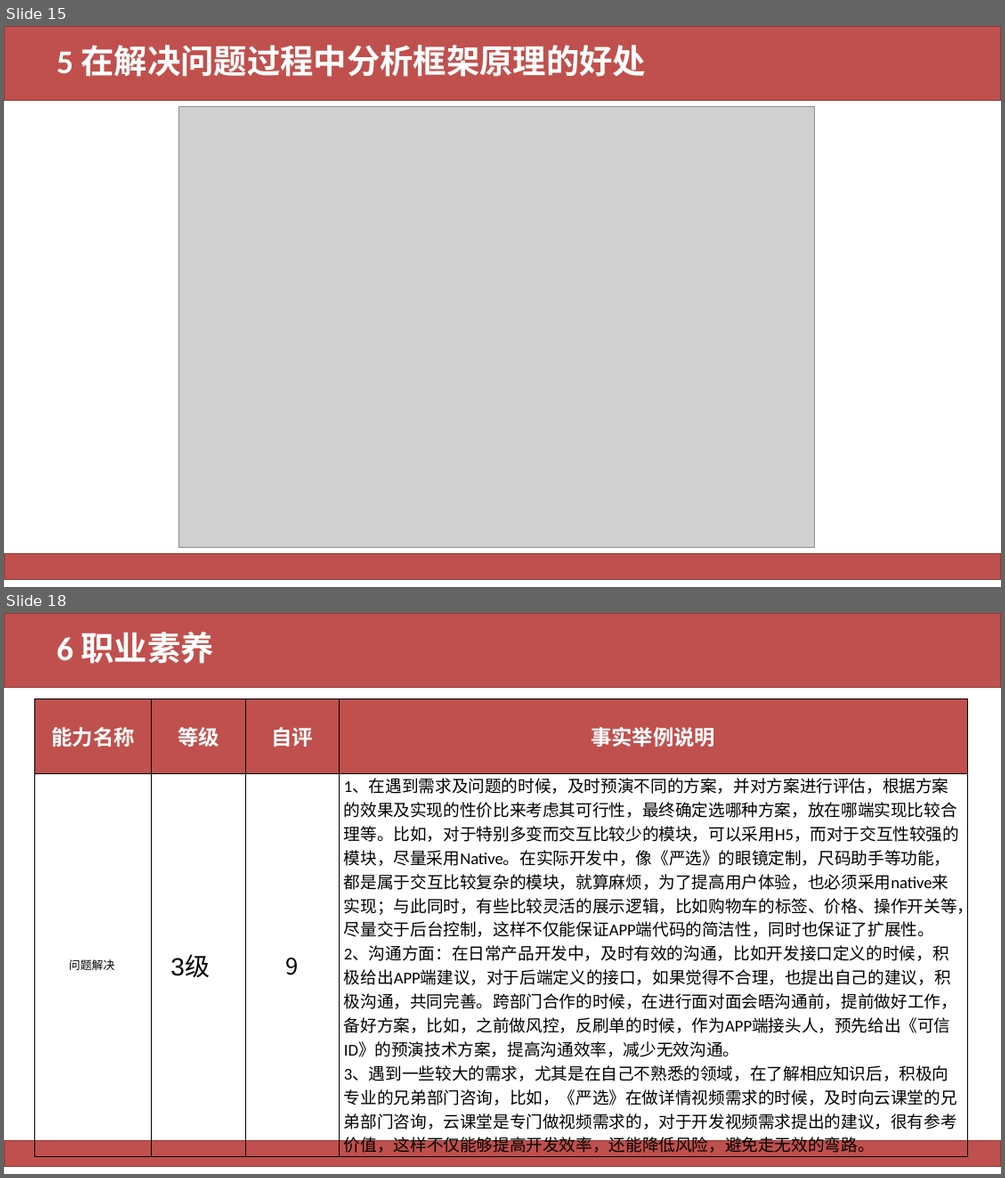
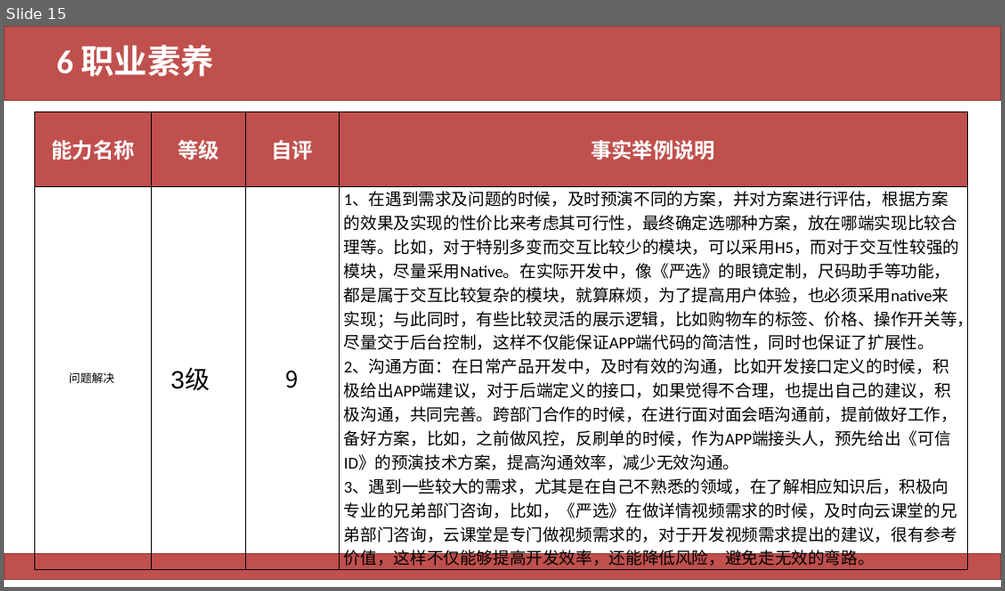
Before and after one commit to happylishang/happylishang.github.io, a slide deck: _posts/升级/2019/H4186-李尚-2019-升级答辩PPT .pptx. Shown one above the other, each under a label of ours: slides 15 and 18 before the commit, slide 15 after it; the slides between them are not shown. The pictures are 1005x1178 and 1005x591 pixels, drawn with LibreOffice and Linux fonts; fonts in the diff are those of the drawing; grey boxes stand for pictures. Boxes give left, top, right and bottom in pixels: in the first picture for what was removed or moved away, otherwise in the second. Text is boxed around its words. In the diff, an @@ line names an element or a change of style, - is before the commit and + after.

```diff
--- a/_posts/升级/2019/H4186-李尚-2019-升级答辩PPT .pptx
+++ b/_posts/升级/2019/H4186-李尚-2019-升级答辩PPT .pptx
@@ slide 15 removed at bbox=[4, 26, 1001, 587], background #FFFFFF; not listed: 2 template elements that a slide beside it also shows @@
@@ title removed at bbox=[57, 45, 646, 77] @@
-5 在解决问题过程中分析框架原理的好处
@@ picture removed at bbox=[179, 106, 815, 547] @@
@@ what was slide 18 is now slide 15 @@
```
Also in this commit, not shown: 3 slides changed, 3 slides added, 5 other slides removed, 2 other files.
